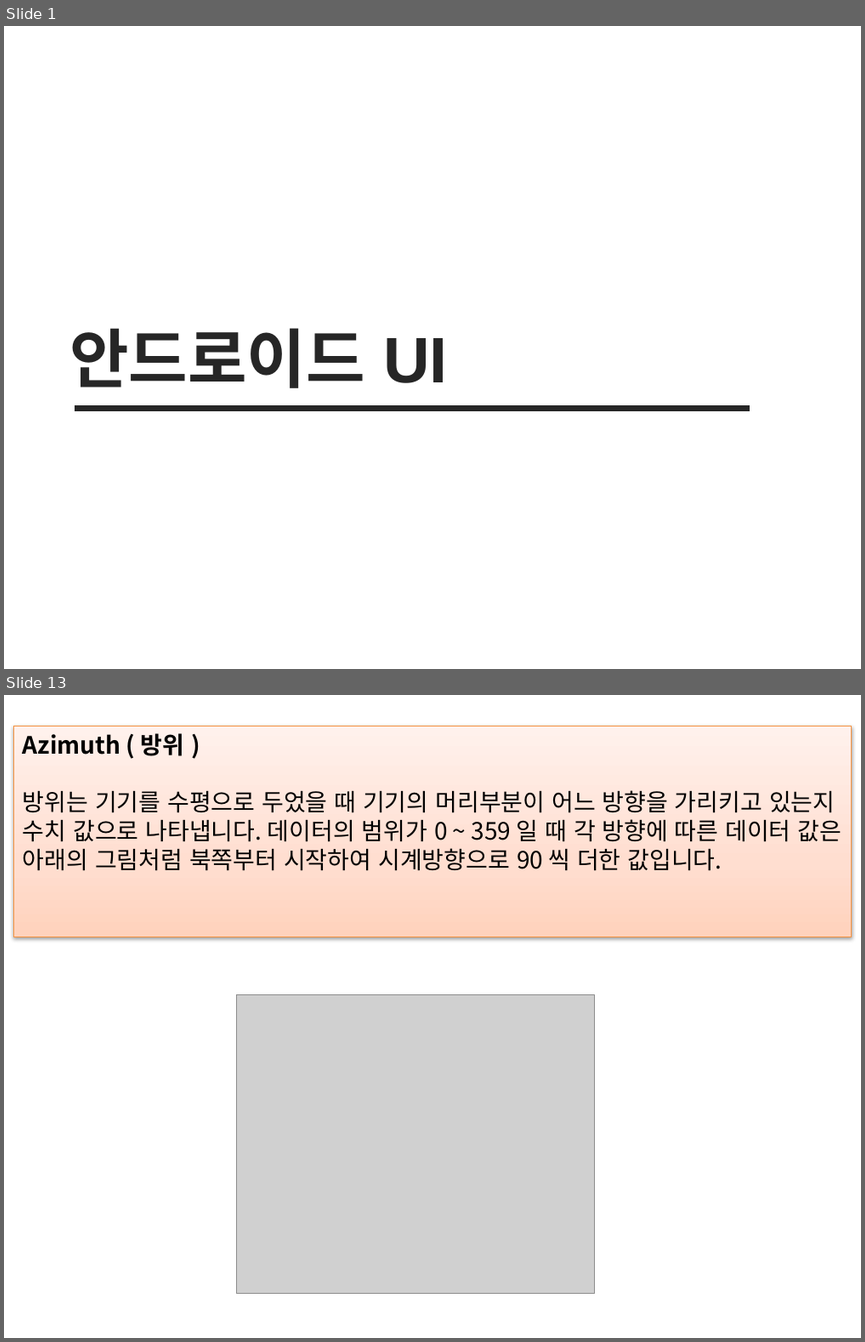
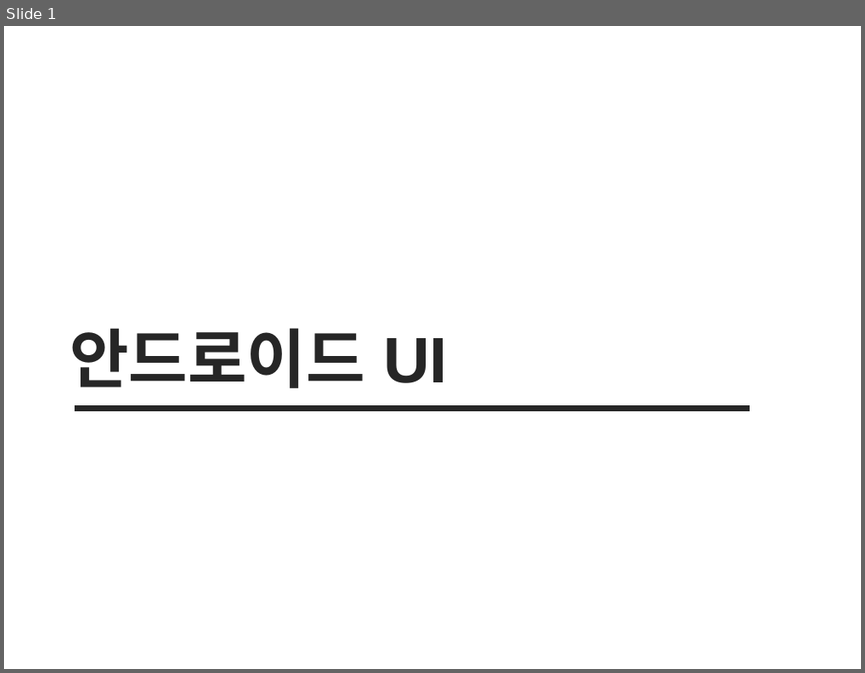
Before and after one commit to sc545/Beacon, a slide deck: 안드로이드 UI.pptx. Shown one above the other, each under a label of ours: slides 1 and 13 before the commit, slide 1 after it; the slides between them are not shown. The pictures are 865x1342 and 865x673 pixels, drawn with LibreOffice and Linux fonts; fonts in the diff are those of the drawing; grey boxes stand for pictures. Boxes give left, top, right and bottom in pixels: in the first picture for what was removed or moved away, otherwise in the second. Text is boxed around its words. In the diff, an @@ line names an element or a change of style, - is before the commit and + after.

```diff
--- a/안드로이드 UI.pptx
+++ b/안드로이드 UI.pptx
@@ slide 13 removed at (4, 695, 861, 1338), background #FFFFFF @@
@@ rectangle removed at (14, 726, 851, 936) @@
-Azimuth ( 방위 )
-방위는 기기를 수평으로 두었을 때 기기의 머리부분이 어느 방향을 가리키고 있는지 수치 값으로 나타냅니다. 데이터의 범위가 0 ~ 359 일 때 각 방향에 따른 데이터 값은 아래의 그림처럼 북쪽부터 시작하여 시계방향으로 90 씩 더한 값입니다.
@@ picture removed at (237, 995, 595, 1293) @@
```
Also in this commit, not shown: 19 slides added, 14 other slides removed, 1 other file.
